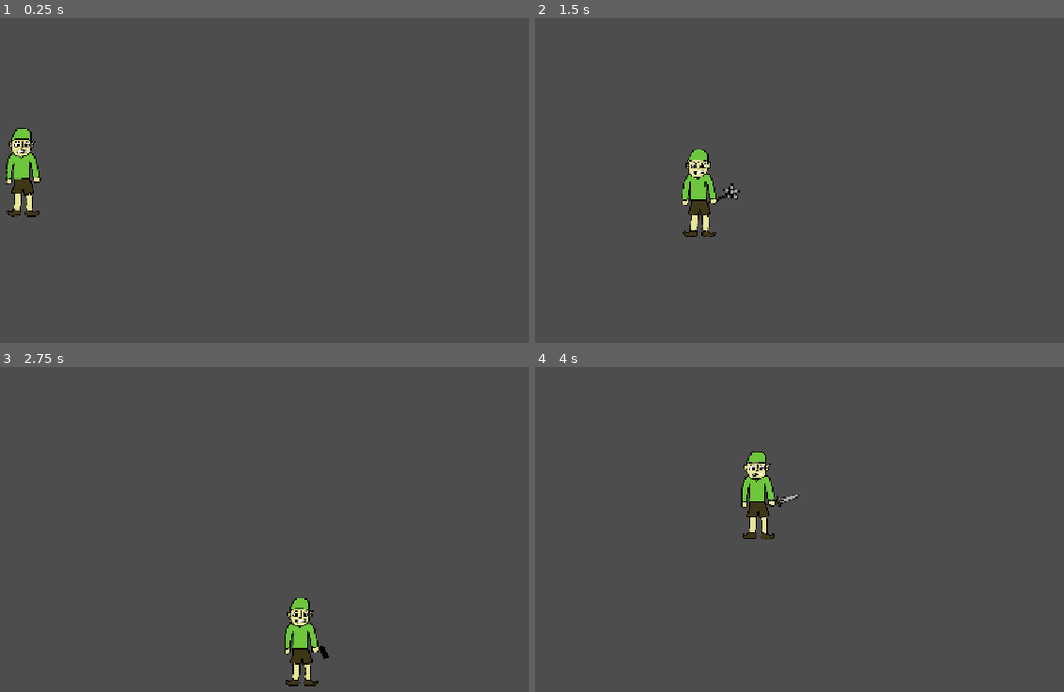
Above: before the commit, frames 1-4 (two rows, left to right).
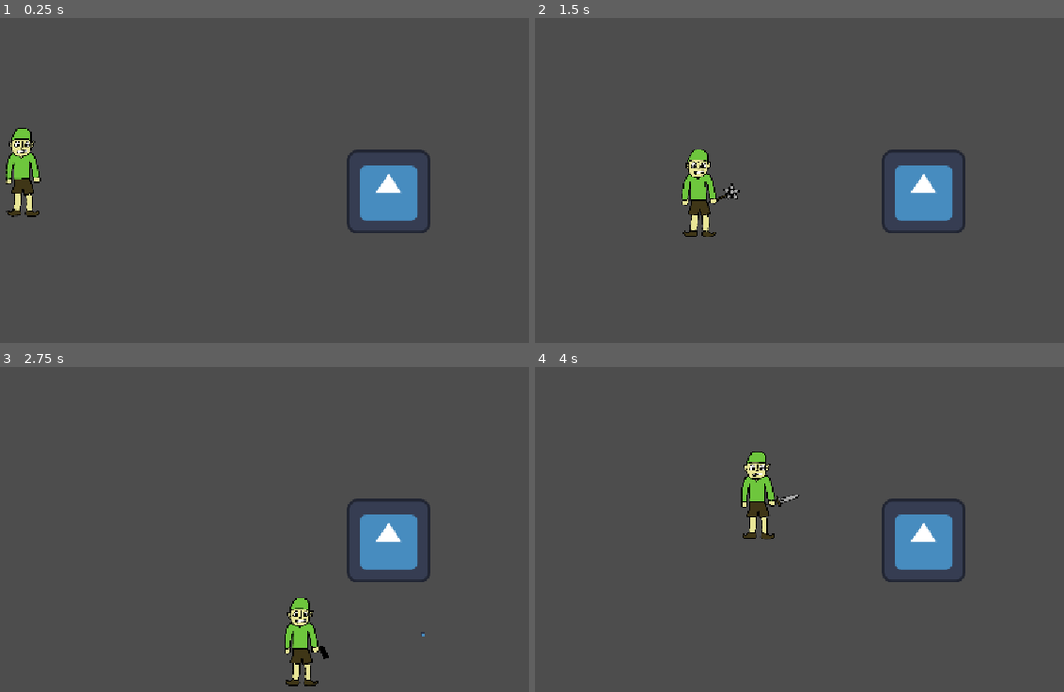
Above: after the commit, the same moments.

Repository: aradaynt/ZeldaRogueLite
Game: Godot game, scene res://scenes/main.tscn
The game is run twice, just before and just after one commit, with the same random seed, the same clock (stepped at 60 frames per second) and the same inputs. Before the commit the project starts from res://scenes/player.tscn. The engine's default icon, where the game draws it, is replaced by a stand-in: a white triangle on a blue panel in a dark square.
Inputs:
- Up to frame 1 (0.25 s): no input
- Up to frame 2 (1.5 s): tap Enter (ui_accept) at 0.5, 0.77 s; hold Right (ui_right) 0.53-1.28 s; tap E (attack) at 0.6, 1.35 s; hold Down (ui_down) from 1.28 s (still down)
- Up to frame 3 (2.75 s): tap Enter (ui_accept) at 1.52 s; release Down (ui_down) at 2.03 s; hold Right (ui_right) from 2.03 s (still down); tap E (attack) at 2.1 s
- Up to frame 4 (4 s): release Right (ui_right) at 2.78 s; hold Up (ui_up) 2.78-3.53 s; tap E (attack) at 2.85, 3.6 s; tap Enter (ui_accept) at 3.02, 3.77 s; hold Left (ui_left) from 3.53 s (still down)

The runs differ from the first frame. In frame 1, 2.4% of the frame differs, in the area x 65-82%, y 40-67%; in frame 2, 2.4%; in frame 3, 2.4%, in the area x 65-82%, y 40-83%; in frame 4, 2.4%.

Commit message:
Implemented Lonks gun and dummy enemy

Diff:
--- a/project.godot
+++ b/project.godot
@@ -11,7 +11,7 @@
 [application]
 
 config/name="Zelda Roguelite"
-run/main_scene="uid://dhrbo4gci2ne6"
+run/main_scene="uid://mctmevkq24s4"
 config/features=PackedStringArray("4.5", "Forward Plus")
 config/icon="res://icon.svg"
 
--- /dev/null
+++ b/scenes/bullet.tscn
@@ -0,0 +1,19 @@
+[gd_scene load_steps=4 format=3 uid="uid://c3aopfjyvppro"]
+
+[ext_resource type="Texture2D" uid="uid://3ju7pqe71rsc" path="res://icon.svg" id="1_mkf8s"]
+[ext_resource type="Script" uid="uid://bsiocthvook4j" path="res://scripts/bullet.gd" id="1_y25gk"]
+
+[sub_resource type="CircleShape2D" id="CircleShape2D_y25gk"]
+radius = 4.0
+
+[node name="Bullet" type="Area2D"]
+script = ExtResource("1_y25gk")
+
+[node name="Sprite2D" type="Sprite2D" parent="."]
+scale = Vector2(0.05, 0.05)
+texture = ExtResource("1_mkf8s")
+
+[node name="CollisionShape2D" type="CollisionShape2D" parent="."]
+shape = SubResource("CircleShape2D_y25gk")
+
+[connection signal="body_entered" from="." to="." method="_on_body_entered"]
--- /dev/null
+++ b/scenes/enemy.tscn
@@ -0,0 +1,17 @@
+[gd_scene load_steps=4 format=3 uid="uid://cn03hd448xs5d"]
+
+[ext_resource type="Texture2D" uid="uid://3ju7pqe71rsc" path="res://icon.svg" id="1_3gvst"]
+[ext_resource type="Script" uid="uid://c8yuw6uawkgds" path="res://scripts/enemy.gd" id="1_55jtl"]
+
+[sub_resource type="RectangleShape2D" id="RectangleShape2D_mpr68"]
+size = Vector2(120, 121)
+
+[node name="Enemy" type="CharacterBody2D"]
+script = ExtResource("1_55jtl")
+
+[node name="Sprite2D" type="Sprite2D" parent="."]
+texture = ExtResource("1_3gvst")
+
+[node name="CollisionShape2D" type="CollisionShape2D" parent="."]
+position = Vector2(0, -0.5)
+shape = SubResource("RectangleShape2D_mpr68")
--- a/scenes/main.tscn
+++ b/scenes/main.tscn
@@ -1,7 +1,11 @@
-[gd_scene load_steps=2 format=3 uid="uid://mctmevkq24s4"]
+[gd_scene load_steps=3 format=3 uid="uid://mctmevkq24s4"]
 
 [ext_resource type="PackedScene" uid="uid://dhrbo4gci2ne6" path="res://scenes/player.tscn" id="1_o5qli"]
+[ext_resource type="PackedScene" uid="uid://cn03hd448xs5d" path="res://scenes/enemy.tscn" id="2_0wfyh"]
 
 [node name="Main" type="Node2D"]
 
 [node name="Player" parent="." instance=ExtResource("1_o5qli")]
+
+[node name="Enemy" parent="." groups=["enemy"] instance=ExtResource("2_0wfyh")]
+position = Vector2(885, 301)
--- a/scenes/player.tscn
+++ b/scenes/player.tscn
@@ -8,12 +8,12 @@
 height = 140.0
 
 [sub_resource type="RectangleShape2D" id="RectangleShape2D_g2els"]
-size = Vector2(38.5, 153.5)
+size = Vector2(45.25, 265)
 
 [sub_resource type="CircleShape2D" id="CircleShape2D_qhqgy"]
-radius = 103.00485
+radius = 130.0
 
-[node name="Node2D" type="Node2D"]
+[node name="Root" type="Node2D"]
 
 [node name="Player" type="CharacterBody2D" parent="."]
 position = Vector2(326, 260)
@@ -32,7 +32,7 @@
 [node name="SwordHitbox" type="Area2D" parent="Player/WeaponPivot"]
 
 [node name="CollisionShape2D" type="CollisionShape2D" parent="Player/WeaponPivot/SwordHitbox"]
-position = Vector2(93, 7)
+position = Vector2(99, 7)
 shape = SubResource("RectangleShape2D_g2els")
 disabled = true
 
@@ -42,3 +42,6 @@
 position = Vector2(-3, 8)
 shape = SubResource("CircleShape2D_qhqgy")
 disabled = true
+
+[connection signal="body_entered" from="Player/WeaponPivot/SwordHitbox" to="Player" method="_on_sword_hitbox_body_entered"]
+[connection signal="body_entered" from="Player/MaceHitbox" to="Player" method="_on_mace_hitbox_body_entered"]
--- /dev/null
+++ b/scripts/bullet.gd
@@ -0,0 +1,15 @@
+extends Area2D
+
+var speed = 600.0
+var direction = Vector2.ZERO
+var damage = 1.0
+
+func _physics_process(delta):
+	position += direction *speed * delta
+
+
+
+func _on_body_entered(body: Node2D) -> void:
+	if body.is_in_group("enemy"):
+		body.take_damage(damage)
+		queue_free()
--- /dev/null
+++ b/scripts/enemy.gd
@@ -0,0 +1,11 @@
+extends CharacterBody2D
+
+var hp = 3.0
+
+func take_damage(amount):
+	hp -=amount
+	print("Enemy took ", amount, " damage. HP left: ", hp)
+
+	if hp <=0:
+		print("Enemy Defeated")
+		queue_free()
--- a/scripts/player.gd
+++ b/scripts/player.gd
@@ -20,6 +20,7 @@
 var tex_sword = preload("res://assets/images/sword/lonkSword.png")
 var tex_mace = preload("res://assets/images/mace/lonkMace.png")
 var tex_gun = preload("res://assets/images/gun/lonkGun.png")
+var bullet_scene = preload("res://scenes/bullet.tscn")
 
 @onready var sprite = $PlayerSprite
 @onready var weapon_pivot = $WeaponPivot
@@ -100,9 +101,17 @@
 			if current_ammo > 0:
 				current_ammo -= 1
 				print("Shot bullet in direction ", facing_direction, "! Ammo left ", current_ammo)
-				#TODO Spawn bullet object
+				var new_bullet = bullet_scene.instantiate()
+
+				new_bullet.global_position = global_position
+
+				new_bullet.direction = facing_direction
+				new_bullet.damage = get_total_damage()
+				get_tree().root.add_child(new_bullet)
+				await get_tree().create_timer(0.2).timeout
 			else:
 				print("Out of Ammo.")
+				await get_tree().create_timer(0.1).timeout
 
 	# await get_tree().create_timer(0.5).timeout
 	is_attacking = false
@@ -114,3 +123,13 @@
 	current_ammo = max_ammo
 	print("Reloaded! Ammo: ", current_ammo)
 	is_reloading = false
+
+
+func _on_sword_hitbox_body_entered(body: Node2D) -> void:
+	if body.is_in_group("enemy"):
+		body.take_damage(get_total_damage())
+
+
+func _on_mace_hitbox_body_entered(body: Node2D) -> void:
+	if body.is_in_group("enemy"):
+		body.take_damage(get_total_damage())
Not shown, added: scripts/bullet.gd.uid
Not shown, added: scripts/enemy.gd.uid
